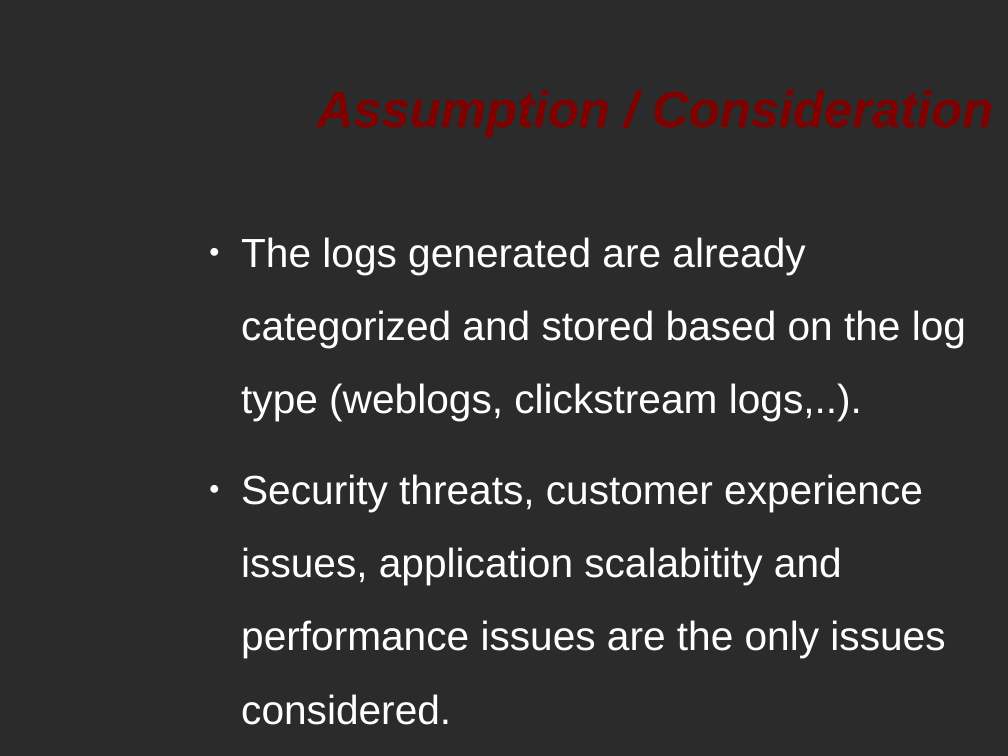
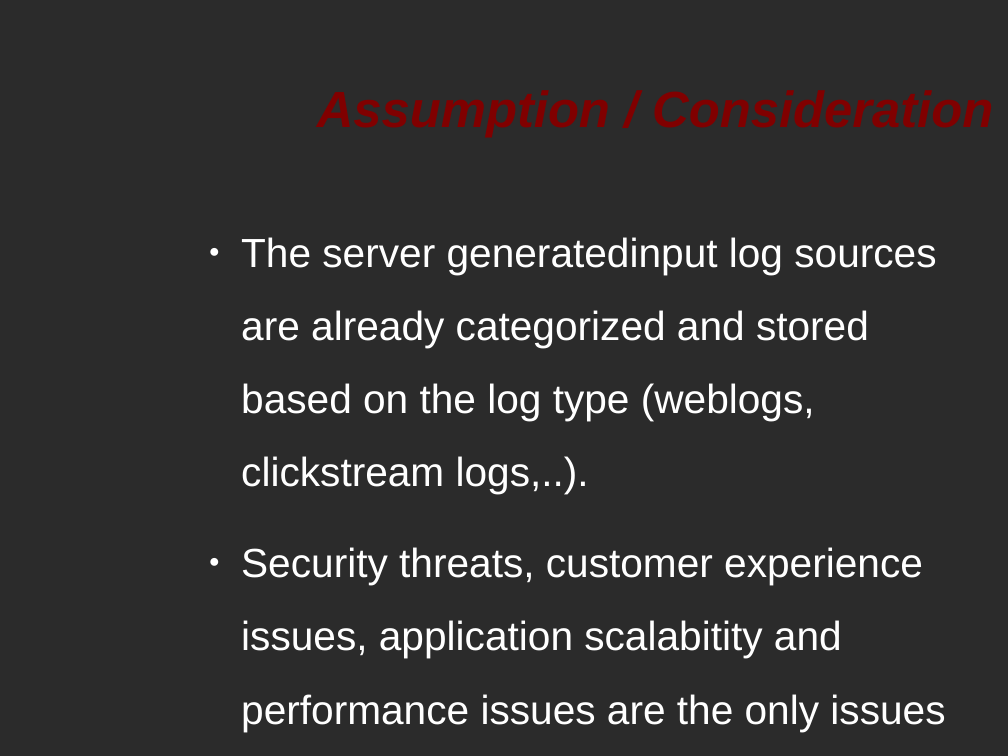
Before and after one commit to HackLikePegasus/PegasusRTM, a slide deck: slide 3 of Presentation.odp. Drawn at 1008x756 pixels with LibreOffice and Linux fonts; fonts in the diff are those of the drawing; background and template pictures are left out; a plain dark background stands for a picture behind light text. Boxes give left, top, right and bottom in pixels: in the first picture for what was removed or moved away, otherwise in the second. Text is boxed around its words. In the diff, an @@ line names an element or a change of style, - is before the commit and + after.

```diff
--- a/Presentation.odp
+++ b/Presentation.odp
@@ text at (x1=241, y1=237, x2=936, y2=494): text changed @@
-● The logs generated are already categorized and stored based on the log type (weblogs, clickstream logs,..).
+● The server generatedinput log sources are already categorized and stored based on the log type (weblogs, clickstream logs,..).
```
Also in this commit, not shown: 4 other slides changed, 49 other files.
